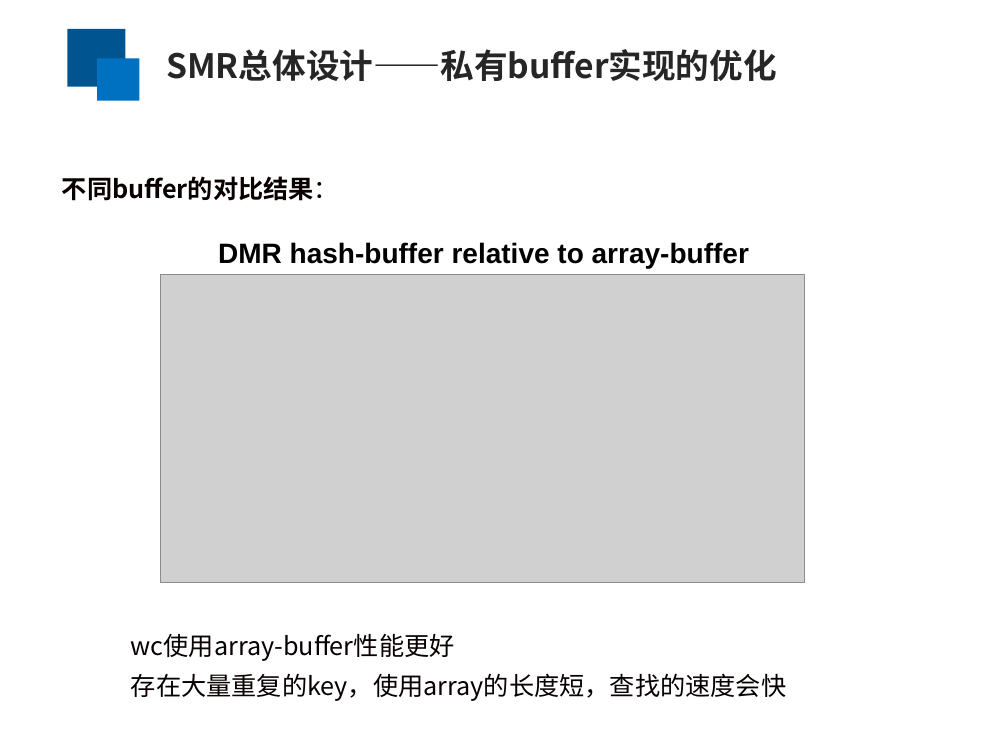
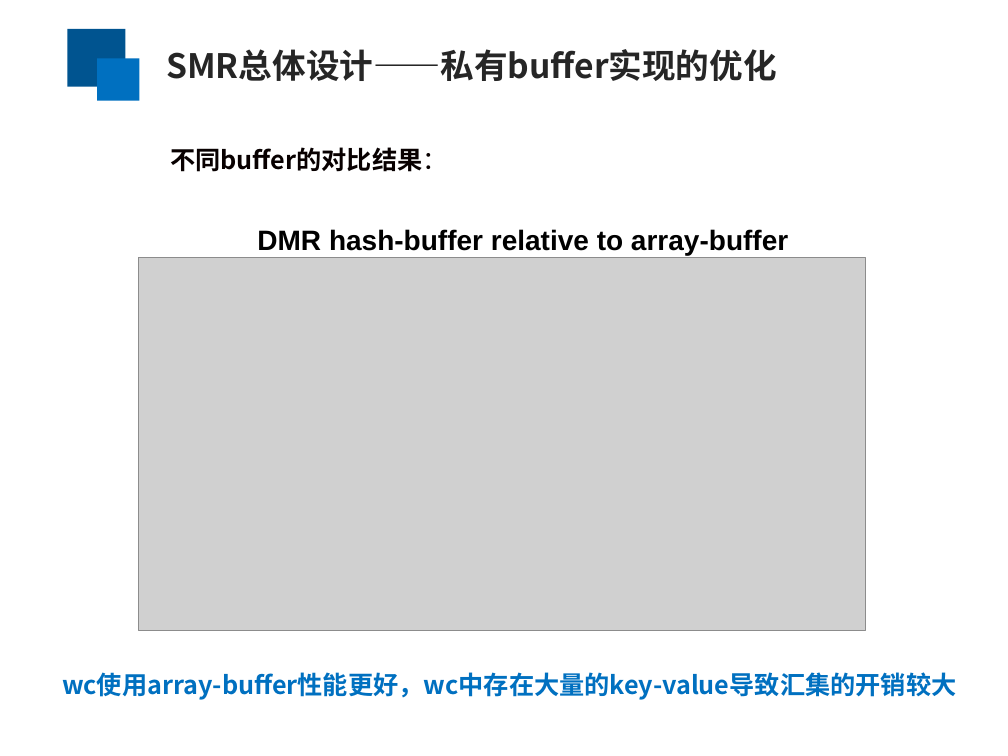
Before and after one commit to yufenyu/work, a slide deck: slide 21 of dmr_paper/paper/chinaSys-2016.ppt (slide 11 before the commit). Drawn at 1008x756 pixels with LibreOffice and Linux fonts; fonts in the diff are those of the drawing; grey boxes stand for pictures. Boxes give left, top, right and bottom in pixels: in the first picture for what was removed or moved away, otherwise in the second. Text is boxed around its words. In the diff, an @@ line names an element or a change of style, - is before the commit and + after.

```diff
--- a/dmr_paper/paper/chinaSys-2016.ppt
+++ b/dmr_paper/paper/chinaSys-2016.ppt
@@ text "不同buffer的对比结果：": place and size @@
-text "不同buffer的对比结果：" at [62,176,339,201]
+text "不同buffer的对比结果：" at [170,147,447,172]
@@ text "DMR hash-buffer relative to array-buffer": place and size @@
-text "DMR hash-buffer relative to array-buffer" at [218,242,749,268]
+text "DMR hash-buffer relative to array-buffer" at [257,229,788,255]
@@ picture: place and size @@
-picture at [160,274,805,583]
+picture at [139,258,866,631]
@@ text at [62,672,957,700]: text changed; text colour #080000 to #0070C0; bold on @@
-wc使用array-buffer性能更好
+wc使用array-buffer性能更好，wc中存在大量的key-value导致汇集的开销较大
@@ text removed at [131,673,786,701] @@
-存在大量重复的key，使用array的长度短，查找的速度会快
```
Also in this commit, not shown: 7 other slides changed, 11 slides added.
